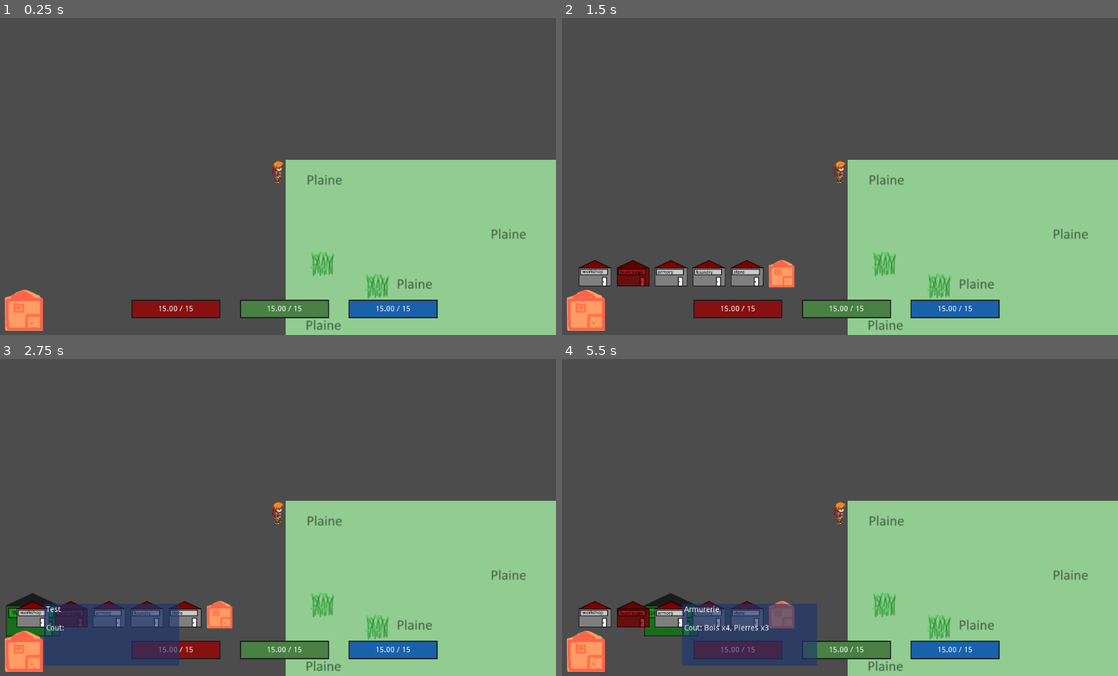
Above: before the commit, frames 1-4 (two rows, left to right).
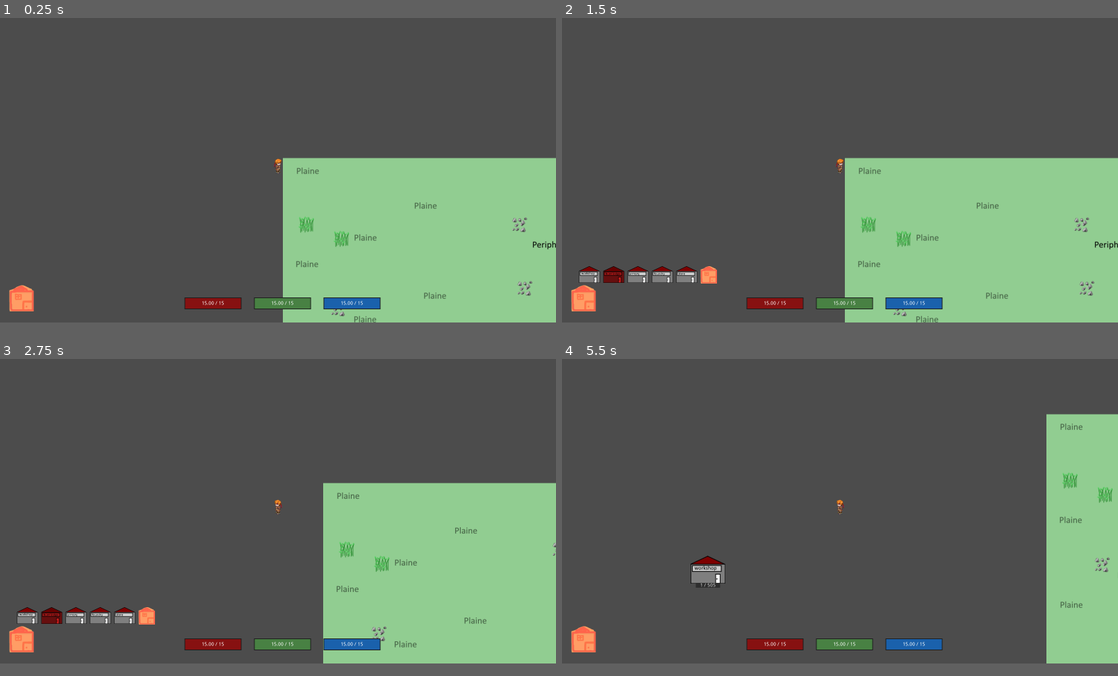
Above: after the commit, the same moments.

Repository: Xinginn/proficio
Game: Godot game, scene res://scenes/Playground/Playground.tscn
Same seed, same stepped clock (60 frames per second), same inputs: the game is played once before the commit and once after it. The engine's default icon, where the game draws it, is replaced by a stand-in: a white triangle on a blue panel in a dark square.
Inputs (mouse positions are in pixels of both pictures, inside the frame that each line leads up to):
- Up to frame 1 (0.25 s): no input
- Up to frame 2 (1.5 s): click (584, 309) at 0.5 s; click (584, 309) at 1.25 s
- Up to frame 3 (2.75 s): click (33, 615) at 2.02 s
- Up to frame 4 (5.5 s): click (595, 615) at 2.77 s; click (589, 625) at 3.52 s; click (634, 615) at 4.27 s; click (673, 615) at 5.02 s
In our replay, the window is 800x468 before the commit and 800x450 after it. These sizes can differ from the game's own. Grey fills any space a smaller window leaves; there, only what the larger window draws over its background counts as a difference.

The runs differ from the first frame. In frame 1, 7.5% of the frame differs, in the area x 0-100%, y 44-100%; in frame 2, 9.8%; in frame 3, 17%; in frame 4, 32%, in the area x 0-100%, y 17-100%.

Commit message:
FIX reprise de craft et mise a jour display queue
+le playgroung connecte et deconnecte les signaux pertinents de changement de queue entre le building et le craft_panel lors de l'entrée et la sortie du player, plutot que à la construction

Diff:
--- a/entities/Actor/Actor.gd
+++ b/entities/Actor/Actor.gd
@@ -6,12 +6,12 @@
 const HARVEST_GAIN_PER_SECOND = 50
 const BASE_XP_NEED = 100
 const XP_NEED_GROWTH = 1.2
-const BASE_MAX_WEIGHT = 100.0
+const BASE_MAX_WEIGHT = 48.0
 const MAX_MOVE_SPEED = 9999
 
 const BASE_HEALTH_REGEN = 0.1
-const BASE_STAMINA_REGEN = 0.1
-const BASE_MANA_REGEN = 0.1
+const BASE_STAMINA_REGEN = 0.2
+const BASE_MANA_REGEN = 0.15
 
 onready var animated_sprite: AnimatedSprite = $AnimatedSprite
 onready var texture_progress: TextureProgress = $TextureProgress
@@ -100,6 +100,7 @@
 var heavy_armors_xp = 0
 
 signal gold_changed(value)
+signal weight_changed(total, maxi)
 signal inventory_changed(inventory)
 signal resources_changed(resources)
 signal health_changed(current, maxi)
@@ -144,7 +145,8 @@
   var overweight = inventory.total_weight - max_weight
   if overweight > 0.0:
     var overweight_ratio = overweight * 100.0 / max_weight
-    weight_speed_malus = overweight_ratio
+    weight_speed_malus = overweight_ratio * 2.0
+  emit_signal('weight_changed', inventory.total_weight, max_weight)
 
 func get_gear_bonus(stat_name: String) -> int:
   var total: int = 0
--- a/entities/Building/Building.gd
+++ b/entities/Building/Building.gd
@@ -24,6 +24,7 @@
 signal building_destroyed(building)
 signal building_constructed(building)
 signal craft_progress_changed(value)
+signal player_entered_building(building)
 signal player_entered_owned_building(data)
 signal player_exited_owned_building
 signal craft_queue_changed(queue)
@@ -76,15 +77,20 @@
 func _on_body_entered(body):
   if body is Actor:
     body.stop_moving()
+    emit_signal('player_entered_building', self)
     if body == building_owner:
       if health < max_health:
         is_building = true
       elif body == GameManager.player_actor:
         emit_signal("player_entered_owned_building", building_data)
+        emit_signal('craft_queue_changed', craft_queue)
+        is_crafting = true
 
 func _on_body_exited(body):
   if body == building_owner:
     is_building = false
+    is_crafting = false
+    emit_signal('craft_queue_changed', [])
     emit_signal('player_exited_owned_building')
 
 # signaux: recipe_button -> craft panel -> ici
--- a/project.godot
+++ b/project.godot
@@ -145,6 +145,11 @@
 CraftTooltip="*res://globals/craft_tooltip/craft_tooltip.tscn"
 BuildingTooltip="*res://globals/building_tooltip/building_tooltip.tscn"
 
+[display]
+
+window/size/width=1600
+window/size/height=900
+
 [rendering]
 
 environment/default_environment="res://default_env.tres"
--- a/scenes/Playground/Playground.gd
+++ b/scenes/Playground/Playground.gd
@@ -23,7 +23,7 @@
 var is_selecting_building = false
 var type_to_build = null
 var is_building_ghost_overlapped = false
-var last_building_placed = null
+var last_building = null
 
 func _on_start_build_button_pressed():
   for child in building_buttons_container.get_children():
@@ -59,21 +59,25 @@
   buildings_holder.add_child(new_building)
 
   new_building._initialize(player, type_to_build, get_global_mouse_position())
+  new_building.connect('player_entered_building', self, "_on_player_entered_building")
   new_building.connect('player_entered_owned_building', craft_panel, "_on_player_entered_owned_building")
   new_building.connect('player_exited_owned_building', craft_panel, "_on_player_exited_owned_building")
   # deconnexion des signaux entre le craft panel et le precedent building
-  if !!last_building_placed:
-    last_building_placed.disconnect('craft_queue_changed', craft_panel, "_on_craft_queue_changed")
-    last_building_placed.disconnect('craft_progress_changed', craft_panel, "_on_craft_progress_changed")
-    craft_panel.disconnect('recipe_requested', last_building_placed, '_on_recipe_requested')
-    craft_panel.disconnect('cancel_requested', last_building_placed, '_on_cancel_requested')
-  # connexion des signaux avec le nouveau building
-  new_building.connect('craft_queue_changed', craft_panel, "_on_craft_queue_changed")
-  new_building.connect('craft_progress_changed', craft_panel, "_on_craft_progress_changed")
-  craft_panel.connect('recipe_requested', new_building, '_on_recipe_requested')
-  craft_panel.connect('cancel_requested', new_building, '_on_cancel_requested')
-  last_building_placed = new_building
   build_mode_off()
+
+
+func _on_player_entered_building(building) -> void:
+  if !!last_building:
+    last_building.disconnect('craft_queue_changed', craft_panel, "_on_craft_queue_changed")
+    last_building.disconnect('craft_progress_changed', craft_panel, "_on_craft_progress_changed")
+    craft_panel.disconnect('recipe_requested', last_building, '_on_recipe_requested')
+    craft_panel.disconnect('cancel_requested', last_building, '_on_cancel_requested')
+  building.connect('craft_queue_changed', craft_panel, "_on_craft_queue_changed")
+  building.connect('craft_progress_changed', craft_panel, "_on_craft_progress_changed")
+  craft_panel.connect('recipe_requested', building, '_on_recipe_requested')
+  craft_panel.connect('cancel_requested', building, '_on_cancel_requested')
+  last_building = building
+
 
 func _unhandled_input(event):
   if event is InputEventMouseButton:
@@ -111,6 +115,7 @@
   craft_panel = $World/Player/Camera2D/CraftPanel
 
   player.connect('gold_changed', inventory_panel, "_on_gold_changed")
+  player.connect('weight_changed', inventory_panel, "_on_weight_changed")
   player.connect('resources_changed', inventory_panel, "_on_resources_changed")
   player.connect('inventory_changed', inventory_panel, "_on_inventory_changed")
   player.connect('health_changed', gauges_manager, '_on_player_health_changed')
--- a/scenes/Playground/Playground.tscn
+++ b/scenes/Playground/Playground.tscn
@@ -71,10 +71,10 @@
 current = true
 
 [node name="StartBuildButton" type="TextureButton" parent="World/Player/Camera2D"]
-margin_left = -502.863
-margin_top = 216.635
-margin_right = -432.863
-margin_bottom = 291.635
+margin_left = -772.501
+margin_top = 343.445
+margin_right = -702.501
+margin_bottom = 418.445
 texture_normal = ExtResource( 4 )
 __meta__ = {
 "_edit_use_anchors_": false
@@ -92,26 +92,21 @@
 }
 
 [node name="CraftPanel" type="Panel" parent="World/Player/Camera2D"]
-margin_left = 78.0
-margin_top = -295.0
-margin_right = 505.0
-margin_bottom = -46.0
+margin_left = 265.0
+margin_top = -418.0
+margin_right = 739.0
+margin_bottom = -114.0
 custom_styles/panel = ExtResource( 14 )
 script = ExtResource( 10 )
 __meta__ = {
 "_edit_use_anchors_": false
 }
 
-[node name="Label" type="Label" parent="World/Player/Camera2D/CraftPanel"]
-margin_right = 40.0
-margin_bottom = 14.0
-text = "CRAFT"
-
 [node name="CraftListScroll" type="ScrollContainer" parent="World/Player/Camera2D/CraftPanel"]
-margin_left = 4.0
-margin_top = 14.0
-margin_right = 203.0
-margin_bottom = 246.0
+margin_left = 11.1137
+margin_top = 6.15912
+margin_right = 214.114
+margin_bottom = 297.159
 __meta__ = {
 "_edit_use_anchors_": false
 }
@@ -119,10 +114,10 @@
 [node name="RecipeContainer" type="VBoxContainer" parent="World/Player/Camera2D/CraftPanel/CraftListScroll"]
 
 [node name="CurrentCraftIcon" type="TextureRect" parent="World/Player/Camera2D/CraftPanel"]
-margin_left = 260.05
-margin_top = 3.33031
-margin_right = 356.05
-margin_bottom = 99.3303
+margin_left = 288.05
+margin_top = 23.3303
+margin_right = 384.05
+margin_bottom = 119.33
 rect_min_size = Vector2( 96, 96 )
 mouse_filter = 2
 texture = ExtResource( 7 )
@@ -141,35 +136,35 @@
 }
 
 [node name="TextureProgress" type="TextureProgress" parent="World/Player/Camera2D/CraftPanel/CurrentCraftIcon"]
-margin_left = 99.5255
-margin_top = -0.280617
-margin_right = 107.526
-margin_bottom = 94.7194
+margin_left = -35.0223
+margin_top = 103.523
+margin_right = 137.978
+margin_bottom = 115.523
 value = 25.0
 texture_under = ExtResource( 8 )
 texture_progress = ExtResource( 9 )
-fill_mode = 3
 nine_patch_stretch = true
 __meta__ = {
 "_edit_use_anchors_": false
 }
 
 [node name="QueueContainer" type="GridContainer" parent="World/Player/Camera2D/CraftPanel"]
-margin_left = 206.0
-margin_top = 131.0
-margin_right = 425.0
-margin_bottom = 247.0
-custom_constants/hseparation = 7
+margin_left = 232.477
+margin_top = 170.272
+margin_right = 460.477
+margin_bottom = 286.272
+custom_constants/vseparation = 12
+custom_constants/hseparation = 12
 columns = 4
 __meta__ = {
 "_edit_use_anchors_": false
 }
 
 [node name="InventoryPanel" type="Panel" parent="World/Player/Camera2D"]
-margin_left = -505.0
-margin_top = -295.0
-margin_right = 21.0
-margin_bottom = 64.0
+margin_left = -746.606
+margin_top = -420.475
+margin_right = -220.606
+margin_bottom = -61.4749
 mouse_filter = 2
 custom_styles/panel = ExtResource( 14 )
 script = ExtResource( 15 )
@@ -326,10 +321,10 @@
 [node name="GaugesManager" type="HBoxContainer" parent="World/Player/Camera2D"]
 anchor_right = 1.0
 anchor_bottom = 1.0
-margin_left = -267.982
-margin_top = 237.04
-margin_right = 292.018
-margin_bottom = 267.04
+margin_left = -266.647
+margin_top = 379.868
+margin_right = 293.353
+margin_bottom = 409.868
 custom_constants/separation = 40
 script = ExtResource( 5 )
 __meta__ = {
--- a/scenes/playground/inventory_panel.gd
+++ b/scenes/playground/inventory_panel.gd
@@ -13,6 +13,7 @@
 onready var left_ring_button: TextureButton = $Gear/LeftRingButton
 
 onready var gold_label: Label = $GoldIcon/Label
+onready var weight_label: Label = $WeightIcon/Label
 onready var inventory_lines_container = $ScrollContainer/LinesContainer
 onready var items_grid = $ScrollContainer/MarginContainer/ItemsGrid
 onready var item_ghost = $ItemGhost
@@ -43,6 +44,13 @@
 
 func _on_gold_changed(value) -> void:
   gold_label.text = str(value)
+
+func _on_weight_changed(total, maxi) -> void:
+  weight_label.text = "%.2f / %.2f" % [total, maxi]
+  if total > maxi:
+    weight_label.add_color_override("font_color", Color(1,0,0,1))
+  else:
+    weight_label.add_color_override("font_color", Color(1,1,1,1))
 
 func _on_inventory_changed(_inventory: Inventory) -> void:
   for key in gear_buttons.keys():
